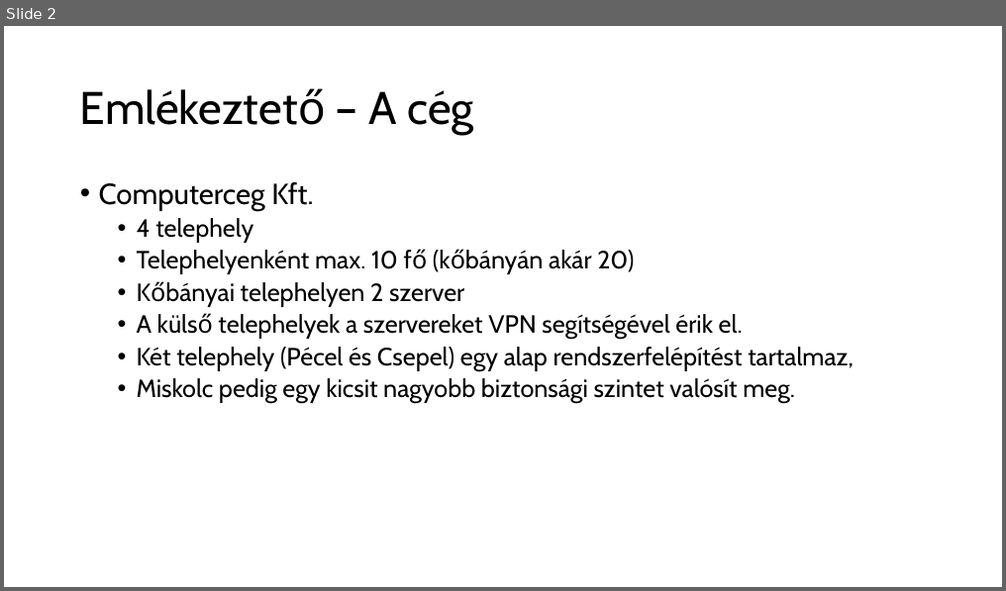
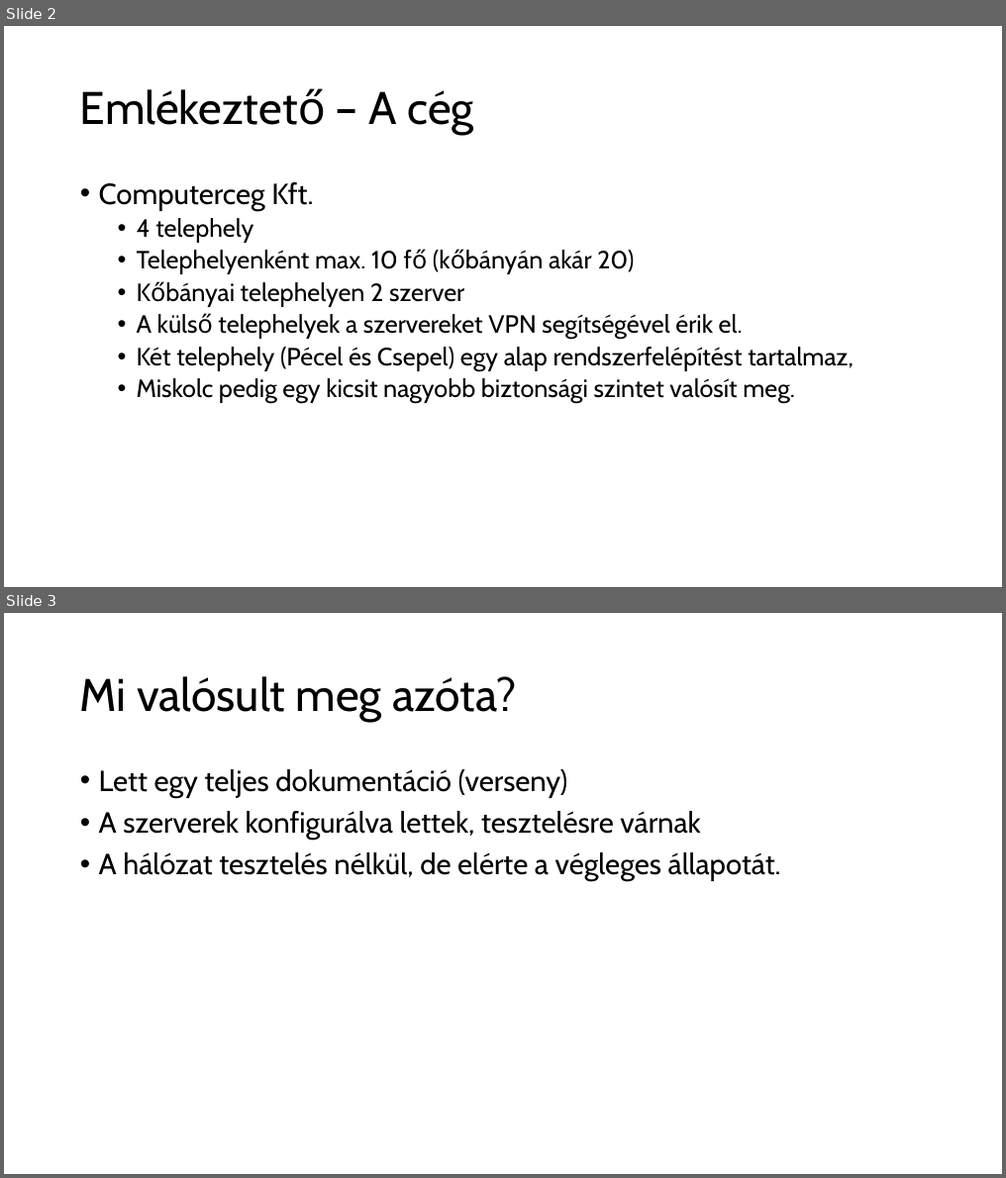
Before and after one commit to VasutasIsti/Vizsgaremek, a slide deck: HelyzetJelentes20240313/p_HelyzetJelentesBruderNagy20240313.pptx. Shown one above the other, each under a label of ours: slide 2 before the commit, slides 2 and 3 after it. The pictures are 1006x591 and 1006x1178 pixels, drawn with LibreOffice and Linux fonts; fonts in the diff are those of the drawing; background and template pictures are left out. Boxes give left, top, right and bottom in pixels: in the first picture for what was removed or moved away, otherwise in the second. Text is boxed around its words. In the diff, an @@ line names an element or a change of style, - is before the commit and + after.

```diff
--- a/HelyzetJelentes20240313/p_HelyzetJelentesBruderNagy20240313.pptx
+++ b/HelyzetJelentes20240313/p_HelyzetJelentesBruderNagy20240313.pptx
@@ slide 3 added at box(4, 613, 1002, 1174), background picture (left out) @@
@@ title added at box(80, 676, 516, 722), 44 pt, text #000000 @@
+Mi valósult meg azóta?
@@ text added at box(99, 769, 781, 881), 28 pt, text #000000 @@
+• Lett egy teljes dokumentáció (verseny)
+• A szerverek konfigurálva lettek, tesztelésre várnak
+• A hálózat tesztelés nélkül, de elérte a végleges állapotát.
```
Also in this commit, not shown: 3 other slides added, 1 slide removed, 3 other files.
